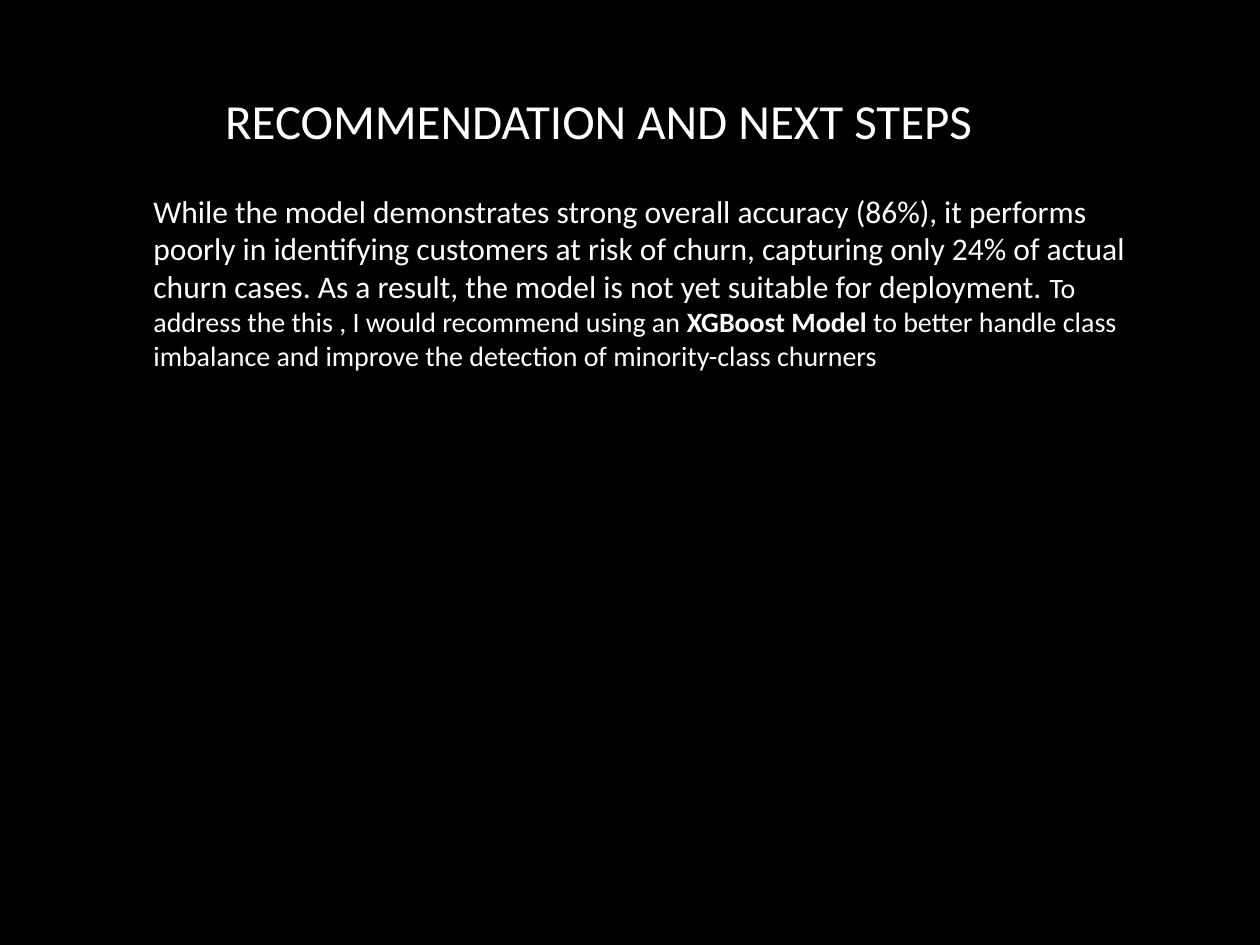
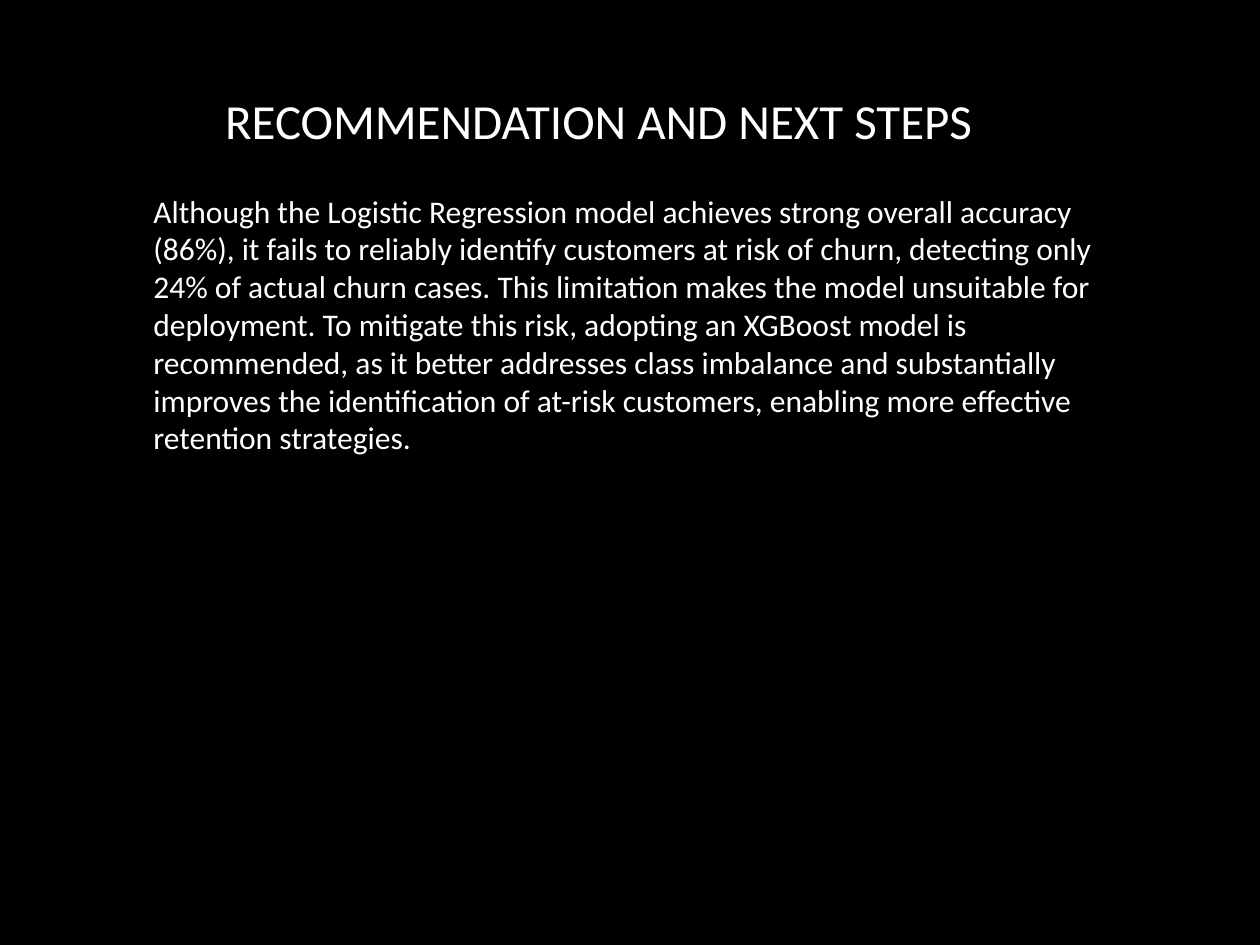
Before and after one commit to isaacrmacharia/Phase3_Project, a slide deck: slide 9 of SyriaTel_Churn_Executive_Presentation.pptx. Drawn at 1260x945 pixels with LibreOffice and Linux fonts; fonts in the diff are those of the drawing; background and template pictures are left out. Boxes give left, top, right and bottom in pixels: in the first picture for what was removed or moved away, otherwise in the second. Text is boxed around its words. In the diff, an @@ line names an element or a change of style, - is before the commit and + after.

```diff
--- a/SyriaTel_Churn_Executive_Presentation.pptx
+++ b/SyriaTel_Churn_Executive_Presentation.pptx
@@ text at [153,201,1091,455]: text changed @@
-  While the model demonstrates strong overall accuracy (86%), it performs poorly in identifying customers at risk of churn, capturing only 24% of actual churn cases. As a result, the model is not yet suitable for deployment. To address the this , I would recommend using an XGBoost Model to better handle class imbalance and improve the detection of minority-class churners
+  Although the Logistic Regression model achieves strong overall accuracy (86%), it fails to reliably identify customers at risk of churn, detecting only 24% of actual churn cases. This limitation makes the model unsuitable for deployment. To mitigate this risk, adopting an XGBoost model is recommended, as it better addresses class imbalance and substantially improves the identification of at-risk customers, enabling more effective retention strategies.
```
Also in this commit, not shown: 3 other slides changed, 2 other files.
